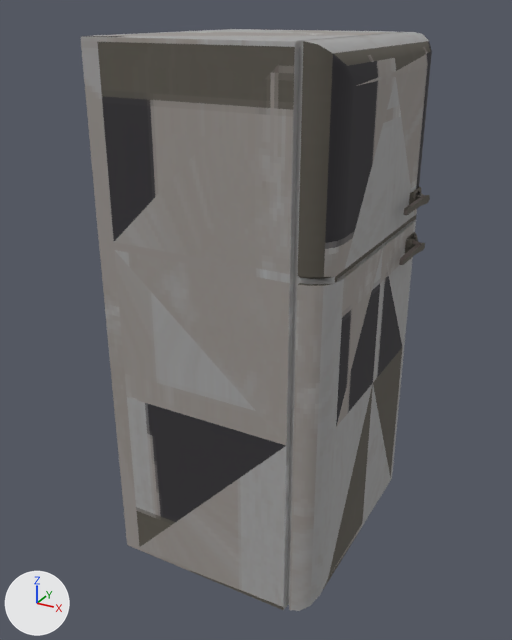
Before and after pictures for a commit that changed the glTF model public/models/lowpix/world/fridge_old.glb.
Camera for both pictures: a 50 mm lens placed at (0.868, -1.712, 1.559), pointed at (-0.051, -0.042, 0.723). The axes (+X, +Y, +Z) are drawn at lower left. The lights are the same throughout. The first picture is the older version. Where no turn or scale is listed for an object, it has been applied to the vertices. Vertices at exactly the same position are counted once.
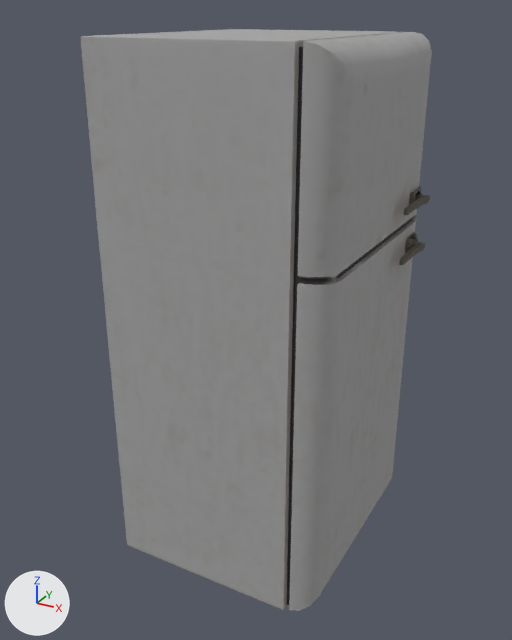
Pixel boxes (x1, y1, x2, y2) of what changed, in the pictures (512 x 640 px):
part 1 of me_mesh, surface changed (lighter)
    both: (81, 30, 432, 610)

Patch to the scene script:
```diff
--- a/public/models/lowpix/world/fridge_old.glb.py
+++ b/public/models/lowpix/world/fridge_old.glb.py
@@ me_mesh @@
 me_mesh.from_pydata(...)  # 1573 vertices, 2848 faces; spans x -0.35..0.35, y -0.35..0.35, z -0.75..0.75
 # used by ob_mesh; location = (0.0, 0.0, 0.75)
+# me_mesh part 1: 2794 kept faces spanning x -0.35..0.35, y -0.35..0.35, z -0.75..0.75 get new texture (UV) coordinates
 me_mesh.materials.append(mat_pixel_card)
```
